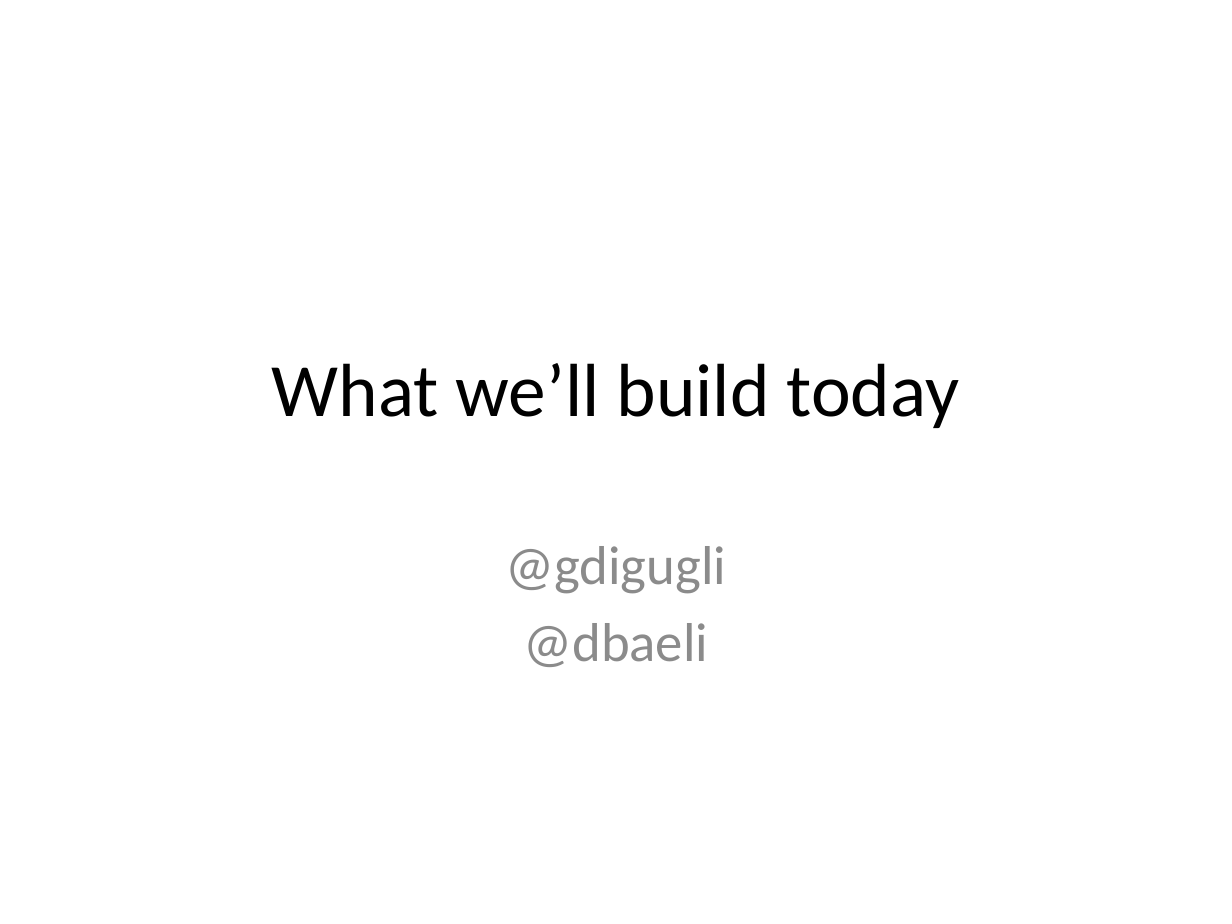
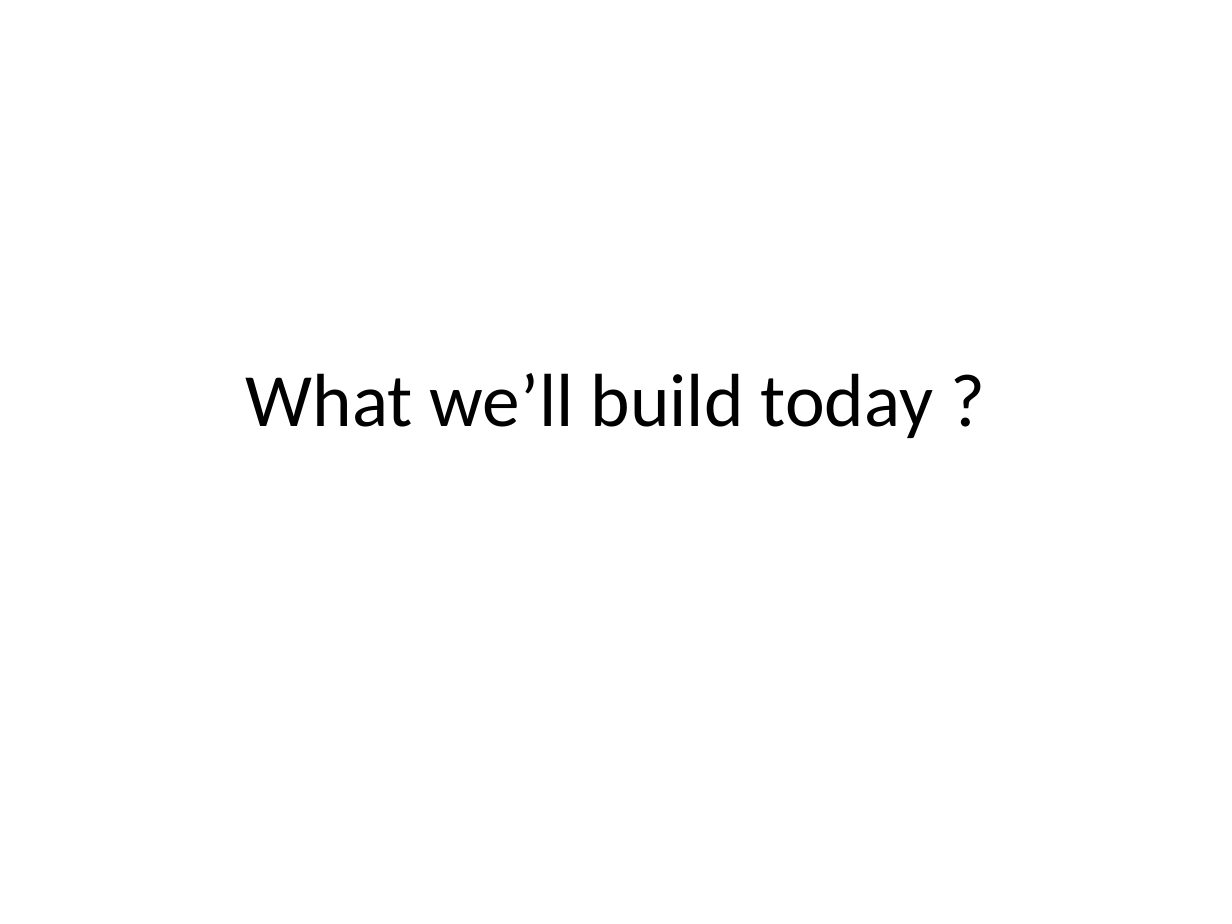
Before and after one commit to dbaeli/ez18n, a slide deck: slide 3 of ez18n-slides/javaone-2012/ez18n_javaone2012.pptx. Drawn at 1232x924 pixels with LibreOffice and Linux fonts; fonts in the diff are those of the drawing; background and template pictures are left out. Boxes give left, top, right and bottom in pixels: in the first picture for what was removed or moved away, otherwise in the second. Text is boxed around its words. In the diff, an @@ line names an element or a change of style, - is before the commit and + after.

```diff
--- a/ez18n-slides/javaone-2012/ez18n_javaone2012.pptx
+++ b/ez18n-slides/javaone-2012/ez18n_javaone2012.pptx
@@ title at bbox=[246, 373, 933, 438]: text changed @@
-What we’ll build today
+What we’ll build today ?
@@ subtitle removed at bbox=[505, 546, 726, 667] @@
-@gdigugli
-@dbaeli
```
Also in this commit, not shown: 10 other slides changed, 8 other files.
